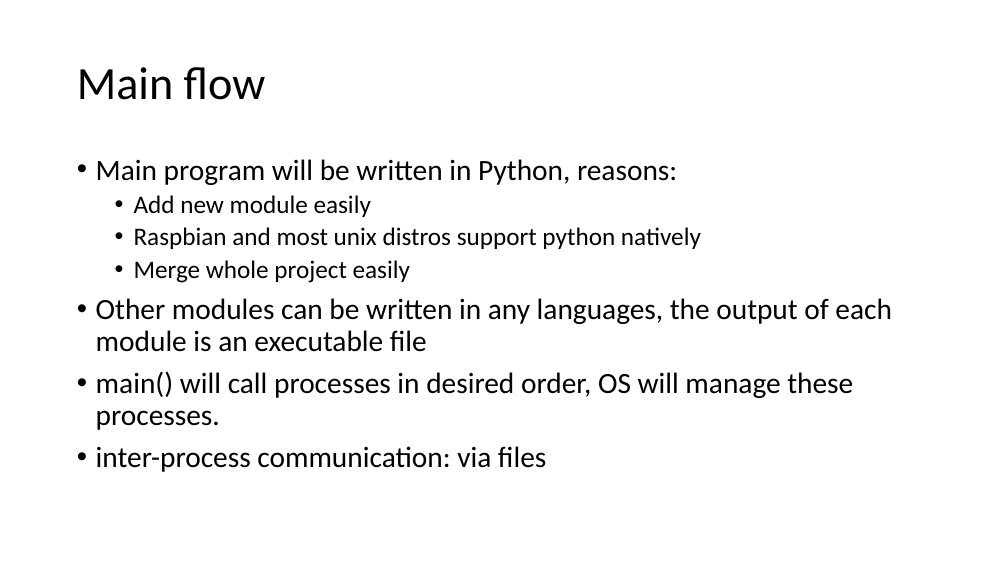
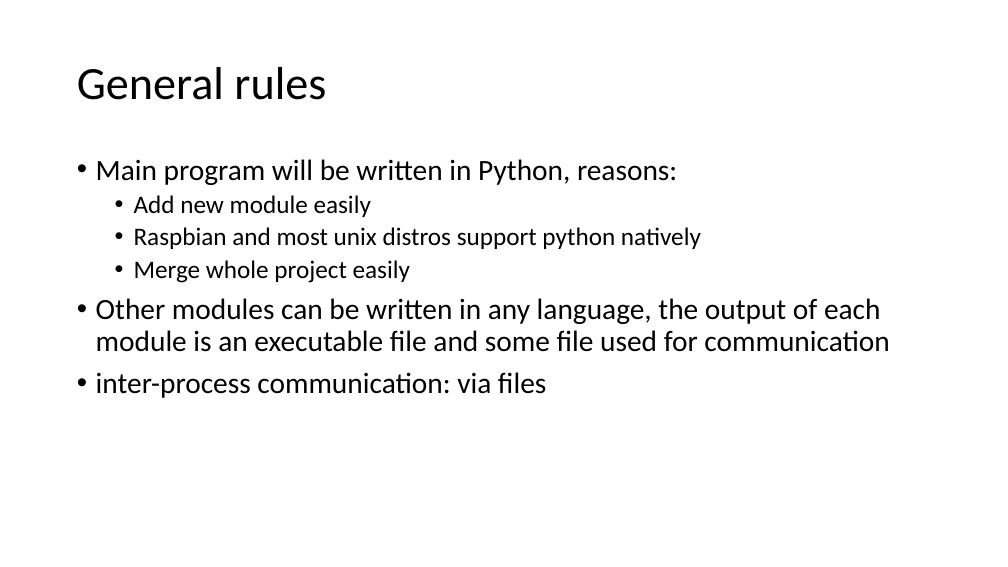
Before and after one commit to nguyenphu27/MyThesis, a slide deck: slide 4 of 00_Document/00_development_process/PPT_FunctionSpecification_R00.pptx. Drawn at 1008x567 pixels with LibreOffice and Linux fonts; fonts in the diff are those of the drawing. Boxes give left, top, right and bottom in pixels: in the first picture for what was removed or moved away, otherwise in the second. Text is boxed around its words. In the diff, an @@ line names an element or a change of style, - is before the commit and + after.

Commit message:
Update main, main_class, func spec
main_class now could init all module instance (include submodule)
Make Function specification more clearly

```diff
--- a/00_Document/00_development_process/PPT_FunctionSpecification_R00.pptx
+++ b/00_Document/00_development_process/PPT_FunctionSpecification_R00.pptx
@@ title at (77,67,326,100): text changed @@
-Main flow
+General rules
@@ text at (96,298,889,352): text changed @@
-• Other modules can be written in any languages, the output of each module is an executable file
-• main() will call processes in desired order, OS will manage these processes.
+• Other modules can be written in any language, the output of each module is an executable file and some file used for communication
```
Also in this commit, not shown: 16 other slides changed, 1 slide added, 2 other files.
